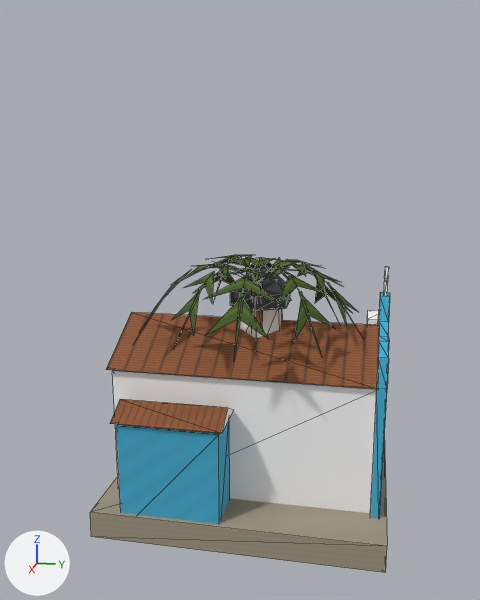
Before and after pictures for a commit that changed the glTF model public/models/landmark-features.v1.glb.
One viewpoint serves both versions: a 50 mm lens placed at (5.4, 0.9, 2.87), pointed at (0.11, -0.16, 1.55). The lights are fixed; the arrows at lower left show +X, +Y and +Z. The older version comes first. Mesh edges are drawn as thin lines. Where no turn or scale is listed for an object, it has been applied to the vertices.

Names of what the first picture shows: 'boipeba-coconut-palm', 'boipeba-divino-church', 'placeholder'.
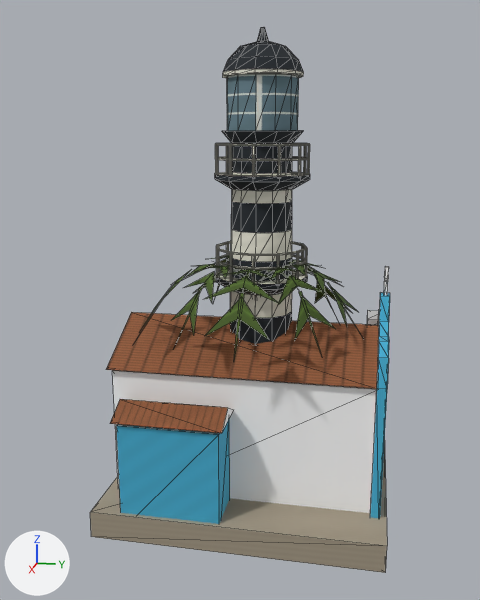
The change, as a list of edits to the scene's bpy script:
```text
Add img_shared_feature_atlas__ocean_drive_reconstructions__cc_by_sa_4_0:
    img_shared_feature_atlas__ocean_drive_reconstructions__cc_by_sa_4_0 = load_image('Shared Feature atlas; Ocean Drive reconstructions; CC BY-SA 4.0', '_unpacked/Shared_Feature_atlas__Ocean_Drive_reconstructions__CC_BY-SA_4.0', 1024, 1024, 'sRGB')
Change mat_features:
    remove n2 = _N.new('ShaderNodeMix'); n2.name = 'Mix'
    remove n2.data_type = 'RGBA'
    remove n2.blend_type = 'MULTIPLY'
    remove n2.inputs[0].default_value = 1.0  # 'Factor'
    remove n3 = _N.new('ShaderNodeVertexColor'); n3.name = 'Color Attribute'
    where n4 = _N.new('ShaderNodeTexImage'); n4.name = 'Image Texture'
    n4.image: img_boipeba_feature_atlas__ocean_drive_after_panta_lh__waltson_campos_and_inpe__cc_by_sa_4_0 -> img_shared_feature_atlas__ocean_drive_reconstructions__cc_by_sa_4_0
    where n0 = _N.new('ShaderNodeBsdfPrincipled'); n0.name = 'Principled BSDF'
    remove _L.new(n2.outputs[2], n0.inputs[0])  # 'Result' to 'Base Color'
    remove _L.new(n3.outputs[0], n2.inputs[7])  # 'Color' to 'B'
    remove _L.new(n4.outputs[0], n2.inputs[6])  # 'Color' to 'A'
    add _L.new(n4.outputs[0], n0.inputs[0])  # 'Color' to 'Base Color'
Add me_mesh_0_1:
    me_mesh_0_1.from_pydata(...)  # 848 vertices, 1368 faces; spans x -0.39..0.39, y -0.39..0.39, z -0.28..3.68
    me_mesh_0_1.materials.append(mat_features)  # picture img_shared_feature_atlas__ocean_drive_reconstructions__cc_by_sa_4_0
Remove ob_placeholder:
    ob_placeholder = bpy.data.objects.new('placeholder', me_mesh_0)
    ob_placeholder.location = (0.0, 0.0, 0.0)
Add ob_abrolhos_lighthouse:
    ob_abrolhos_lighthouse = bpy.data.objects.new('abrolhos-lighthouse', me_mesh_0_1)
    ob_abrolhos_lighthouse.location = (0.0, 0.0, 0.0)
```

Location of each change, [x1, y1, x2, y2] in pixels of the pictures (480 x 600 px):
'abrolhos-lighthouse', added: after [215, 27, 310, 344]
'placeholder', deleted: before [230, 264, 290, 338]
